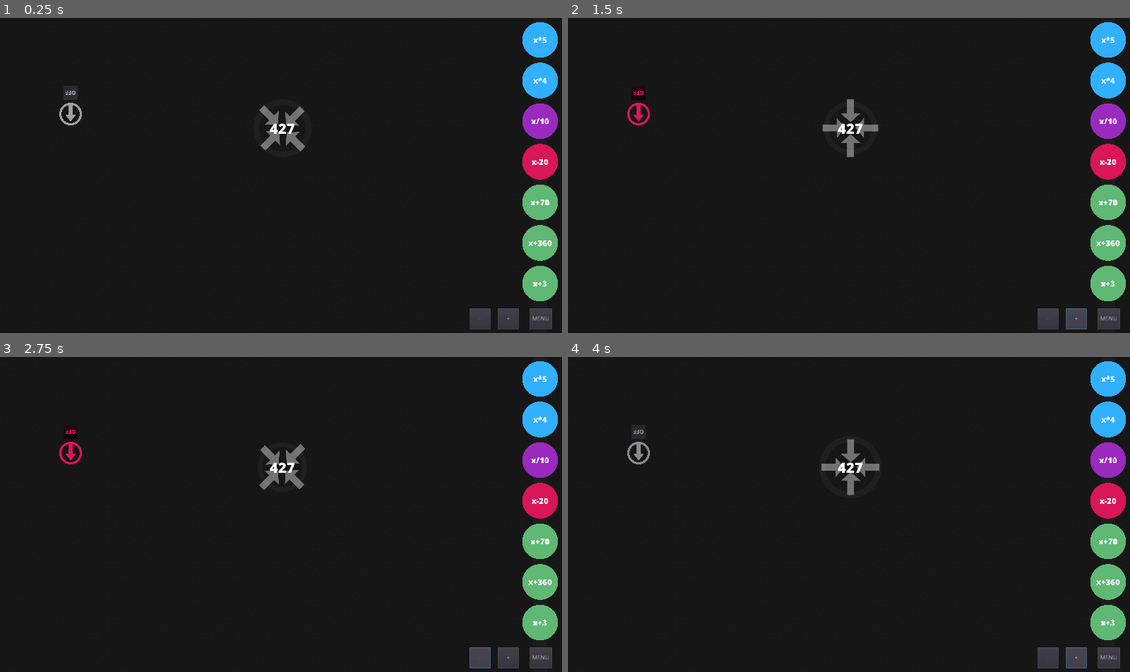
Above: before the commit, frames 1-4 (two rows, left to right).
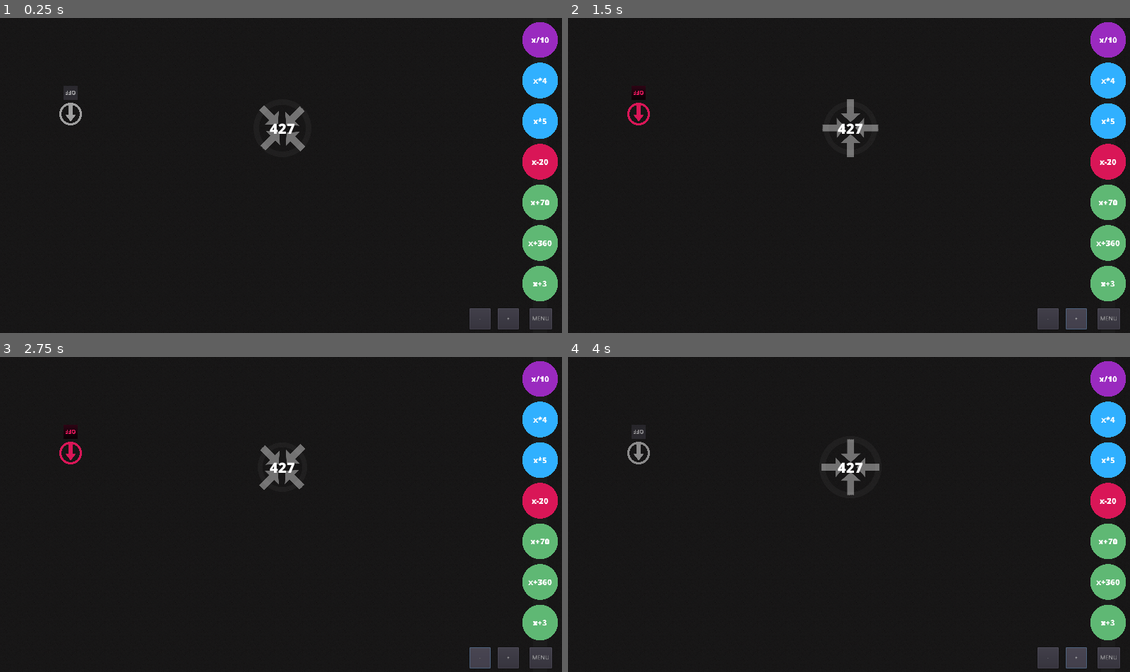
Above: after the commit, the same moments.

Repository: Masonzk/2023TSAVGDSOURCE
Game: Godot game, scene res://Scenes/Levels/8.tscn
Same seed, same stepped clock (60 frames per second), same inputs: the game is played once before the commit and once after it. This scene is started directly instead of the project's main scene.
Inputs:
- Up to frame 1 (0.25 s): no input
- Up to frame 2 (1.5 s): click "OFF" at 0.5 s; click "+" at 1.25 s
- Up to frame 3 (2.75 s): click "-" at 2 s
- Up to frame 4 (4 s): click "OFF" at 2.75 s; click "+" at 3.5 s

The runs differ from the first frame. In frame 1, 1.1% of the frame differs, in the area x 92-100%, y 1-39%; in frame 2, 1.1%; in frame 3, 1.1%; in frame 4, 1.1%.

Commit message:
More Reorganization
Reorganized level 8's operations.

Diff:
--- a/Scenes/Levels/8.tscn
+++ b/Scenes/Levels/8.tscn
@@ -3,7 +3,7 @@
 [ext_resource path="res://Scenes/Levels/Base.tscn" type="PackedScene" id=1]
 
 [node name="8" instance=ExtResource( 1 )]
-expressions = [ "x+3", "x+360", "x+70", "x-20", "x/10", "x*4", "x*5" ]
+expressions = [ "x+3", "x+360", "x+70", "x-20", "x*5", "x*4", "x/10" ]
 
 [node name="Emitter" parent="." index="0"]
 position = Vector2( 160, 224 )
